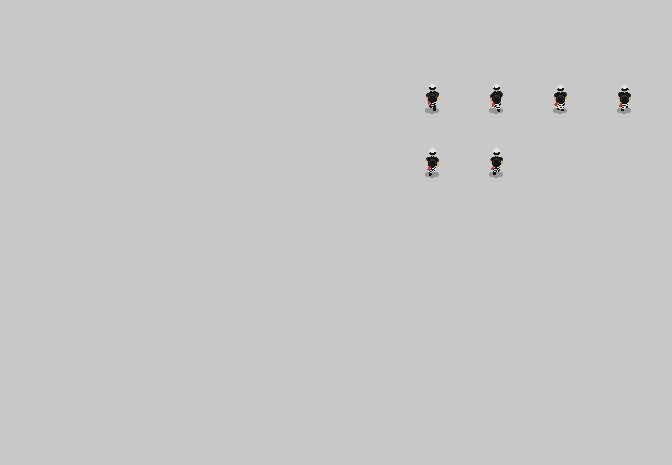
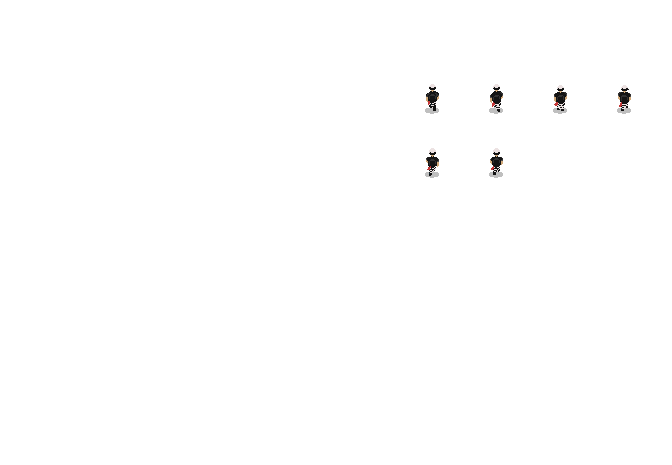
The second 672 x 465 image is a revision of the first. Changes to its layers:
hid "Background" over [0, 0, 672, 465]
